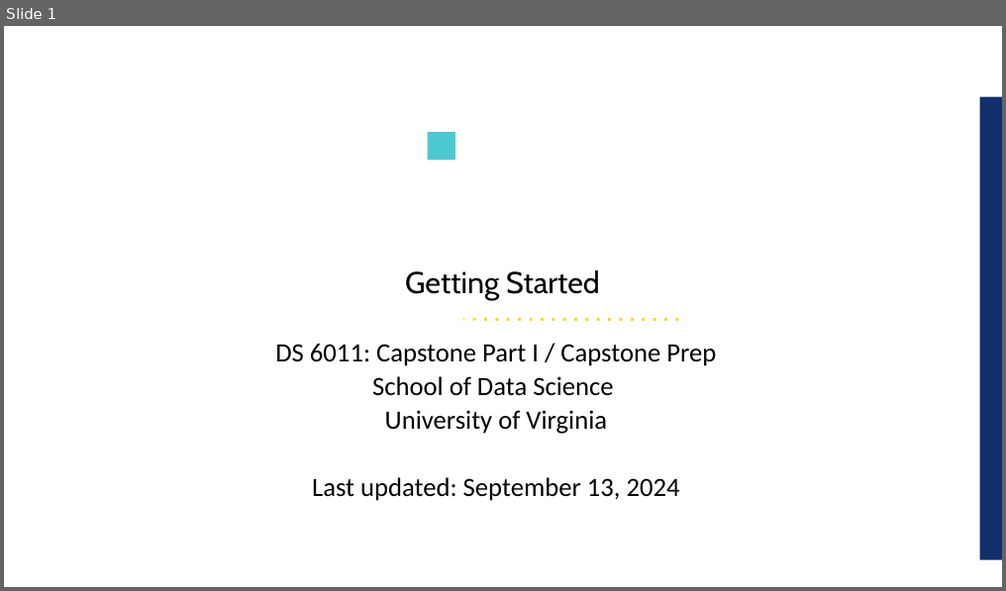
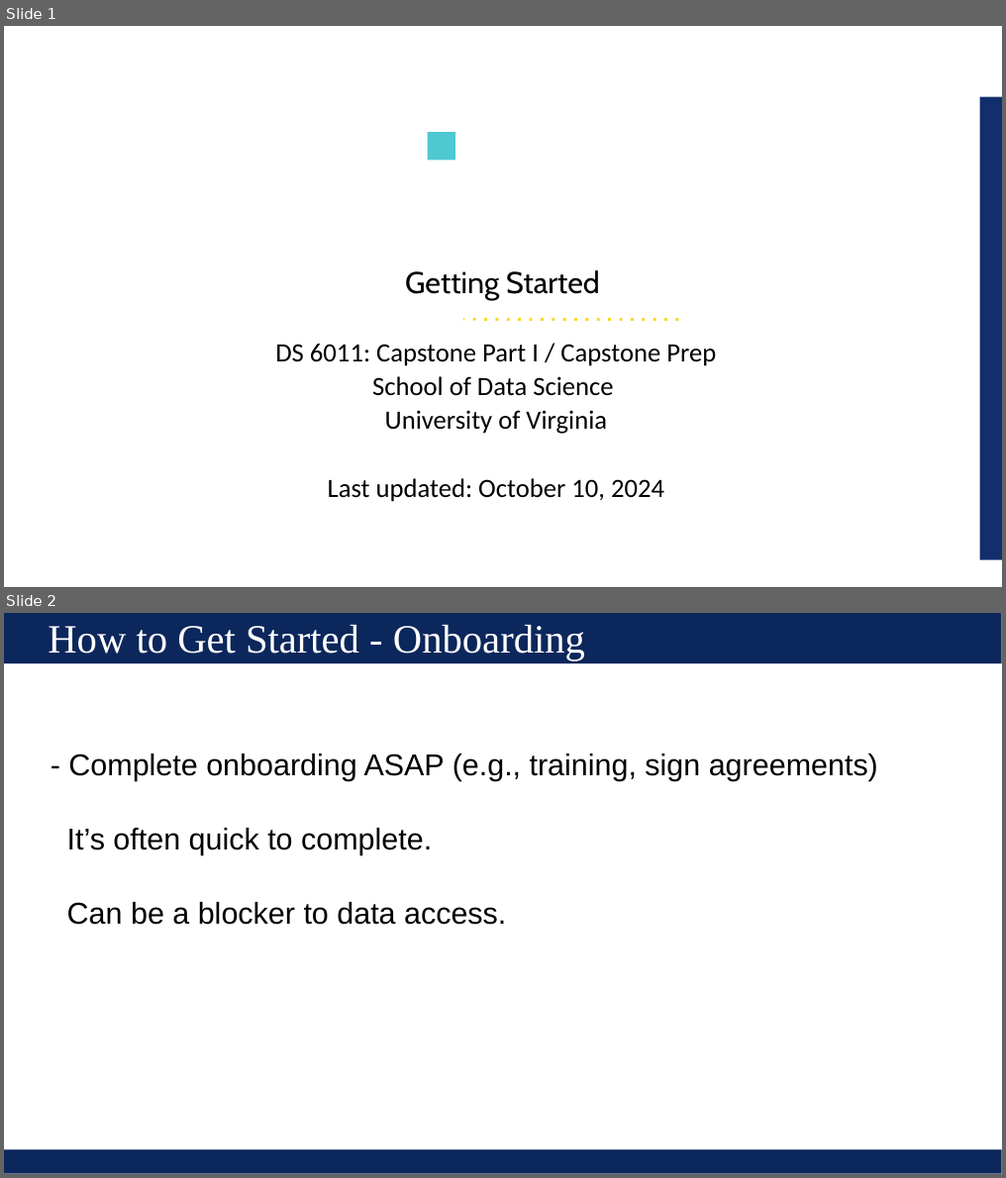
Before and after one commit to UVADS/ds6011, a slide deck: 02_getting_started.ppt. Shown one above the other, each under a label of ours: slide 1 before the commit, slides 1 and 2 after it. The pictures are 1006x591 and 1006x1178 pixels, drawn with LibreOffice and Linux fonts; fonts in the diff are those of the drawing; background and template pictures are left out. Boxes give left, top, right and bottom in pixels: in the first picture for what was removed or moved away, otherwise in the second. Text is boxed around its words. In the diff, an @@ line names an element or a change of style, - is before the commit and + after.

Commit message:
updated getting started

```diff
--- a/02_getting_started.ppt
+++ b/02_getting_started.ppt
@@ slide 2 added at (x1=4, y1=613, x2=1002, y2=1174), background #FFFFFF @@
@@ rectangle added at (x1=4, y1=613, x2=1002, y2=663), fill #0C275C @@
@@ text added at (x1=48, y1=624, x2=585, y2=661), 32 pt, text #FFFFFF @@
+How to Get Started - Onboarding
@@ text added at (x1=67, y1=754, x2=878, y2=925), 24 pt, text #000000 @@
+- Complete onboarding ASAP (e.g., training, sign agreements)
+It’s often quick to complete.
+Can be a blocker to data access.
@@ rectangle added at (x1=4, y1=1150, x2=1002, y2=1174), fill #0C275C @@
@@ slide 1 changed as well @@
@@ text at (x1=328, y1=478, x2=664, y2=502): text changed @@
-Last updated: September 13, 2024
+Last updated: October 10, 2024
```
Also in this commit, not shown: 2 other slides changed, 1 other file.
